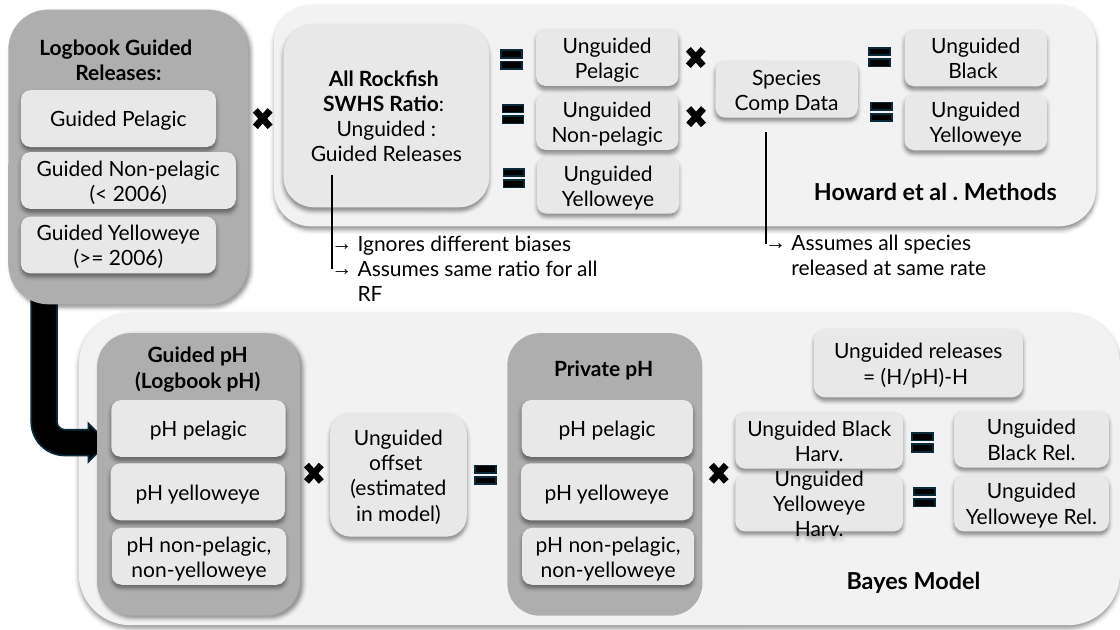
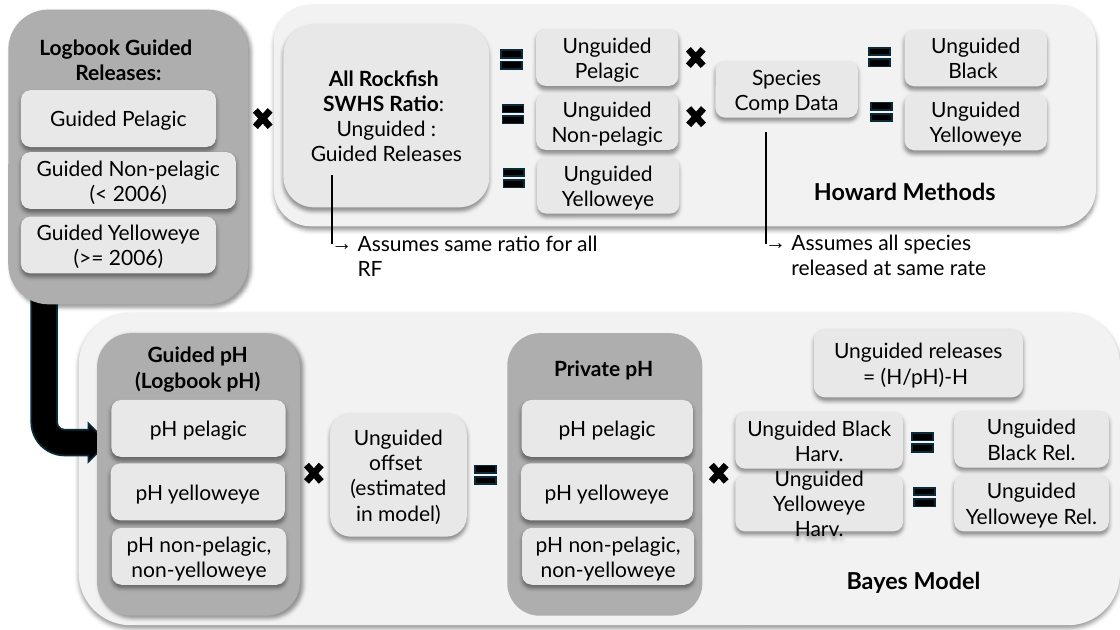
Before and after one commit to ADFG-DSF/RockfishSportMort, a slide deck: slide 2 of markdown/release_comp_fig.pptx. Drawn at 1120x630 pixels with LibreOffice and Linux fonts; fonts in the diff are those of the drawing. Boxes give left, top, right and bottom in pixels: in the first picture for what was removed or moved away, otherwise in the second. Text is boxed around its words. In the diff, an @@ line names an element or a change of style, - is before the commit and + after.

```diff
--- a/markdown/release_comp_fig.pptx
+++ b/markdown/release_comp_fig.pptx
@@ line moved from (332, 269) - (332, 176) to (332, 244) - (332, 176) @@
@@ text at (814, 182, 996, 200): text changed @@
-Howard et al . Methods
+Howard Methods
@@ text at (358, 235, 571, 255): paragraph removed @@
-→ Ignores different biases
```
Also in this commit, not shown: 12 other files.
